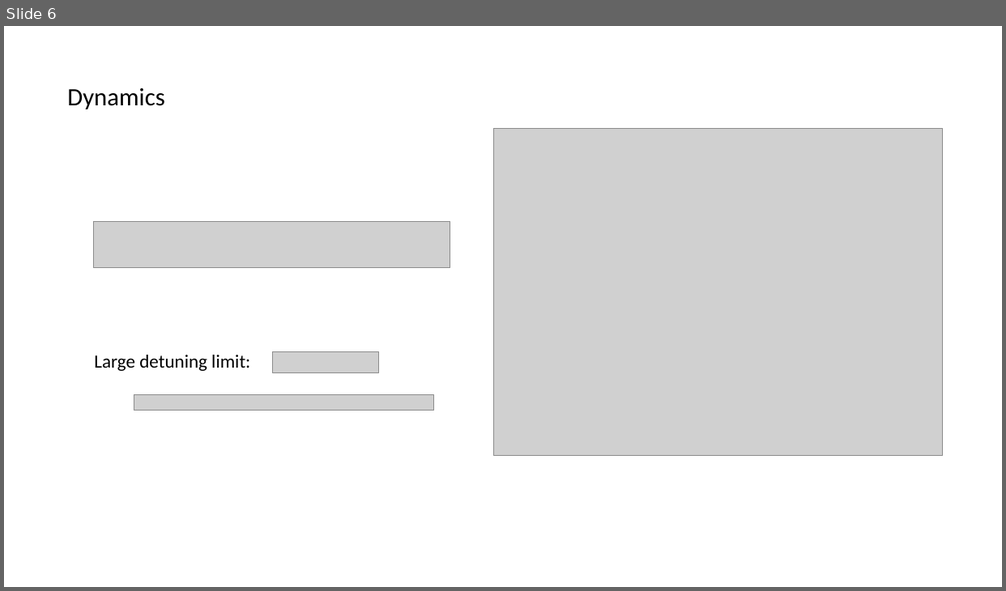
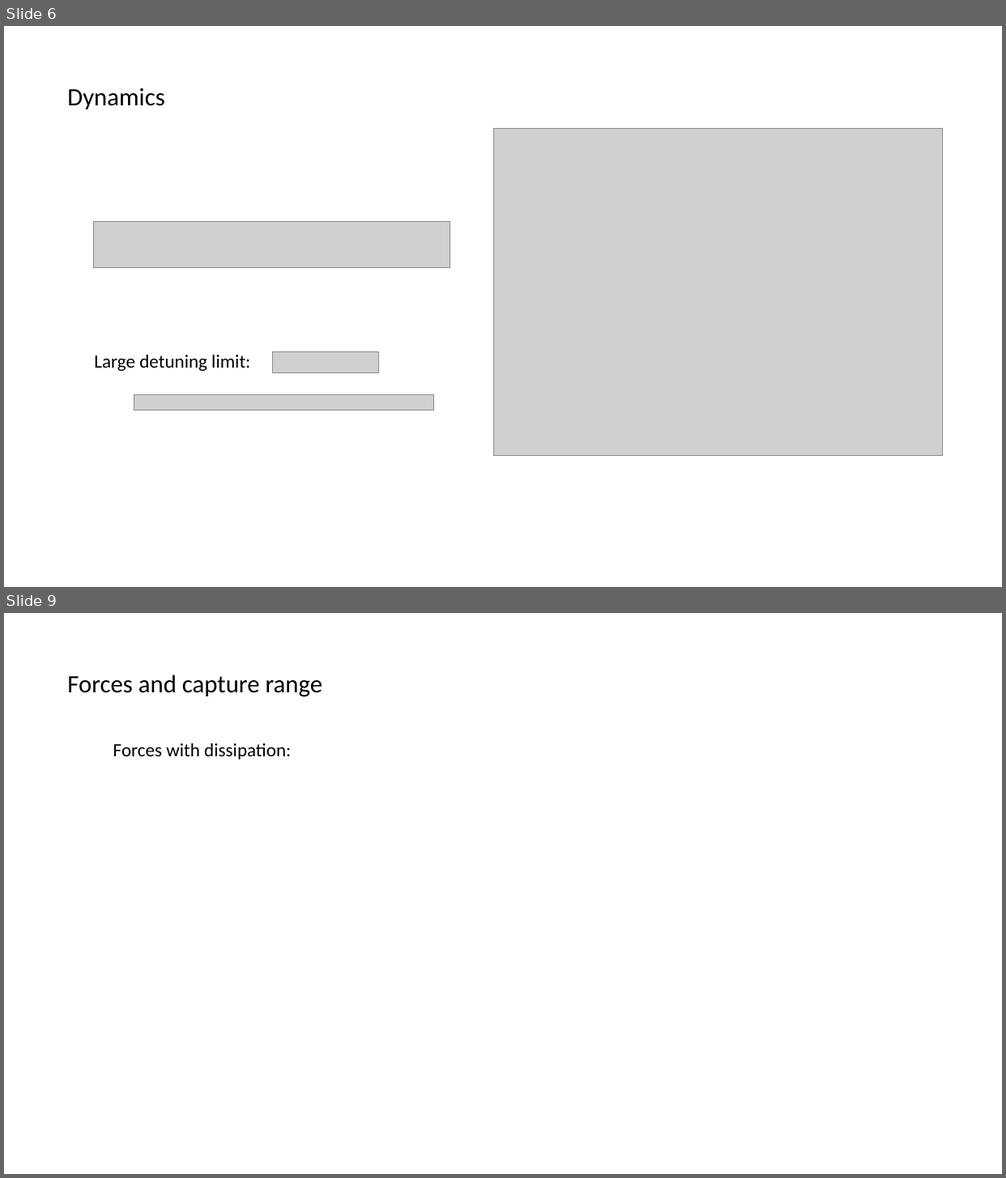
Before and after one commit to huanium/huanium, a slide deck: MIT PhD/ZGS/ZGS -Aug-26-2022/BUI-ZGS-Aug-26-2022.pptx. Shown one above the other, each under a label of ours: slide 6 before the commit, slides 6 and 9 after it; the slides between them are not shown. The pictures are 1006x591 and 1006x1178 pixels, drawn with LibreOffice and Linux fonts; fonts in the diff are those of the drawing; grey boxes stand for pictures. Boxes give left, top, right and bottom in pixels: in the first picture for what was removed or moved away, otherwise in the second. Text is boxed around its words. In the diff, an @@ line names an element or a change of style, - is before the commit and + after.

```diff
--- a/MIT PhD/ZGS/ZGS -Aug-26-2022/BUI-ZGS-Aug-26-2022.pptx
+++ b/MIT PhD/ZGS/ZGS -Aug-26-2022/BUI-ZGS-Aug-26-2022.pptx
@@ slide 9 added at (4,613,1002,1174), background #FFFFFF @@
@@ text added at (67,675,323,697), 24 pt, text #000000 @@
+Forces and capture range
@@ text added at (113,743,291,760), 18 pt, text #000000 @@
+Forces with dissipation:
```
Also in this commit, not shown: 4 slides changed, 3 other slides added, 2 slides removed, 9 other files.
